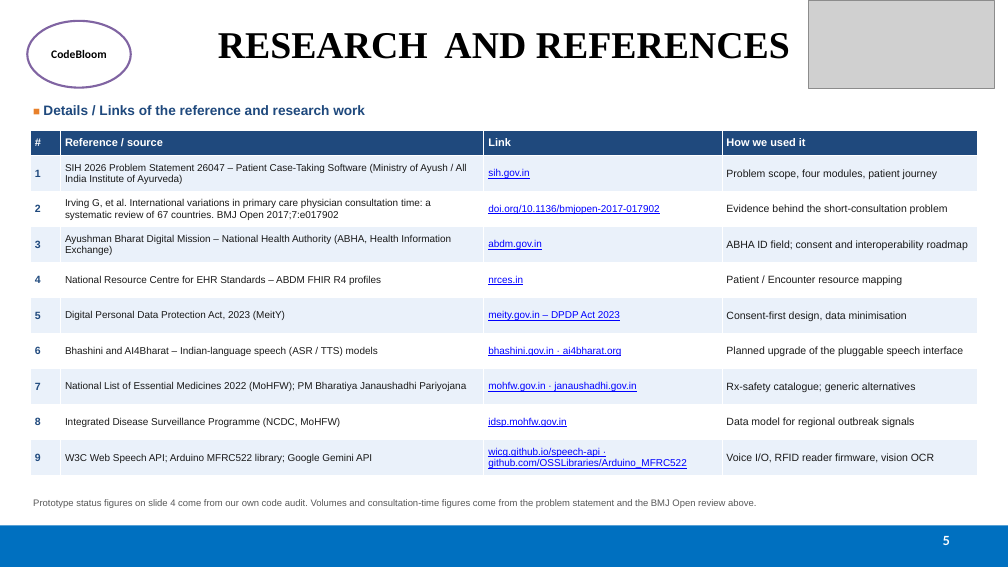
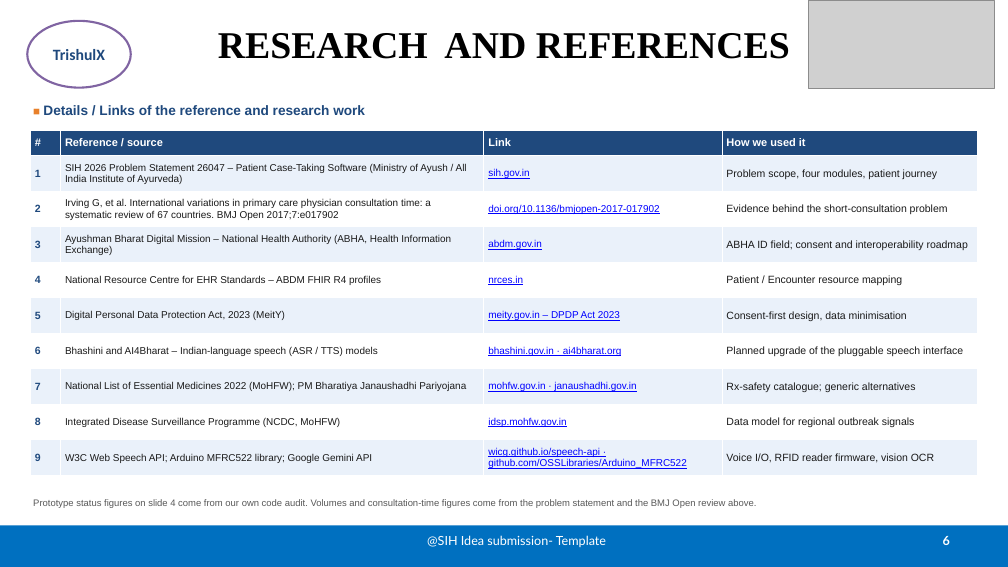
Before and after one commit to aadityavishnoi/MediKisok, a slide deck: slide 6 of docs/submission/MediKiosk_SIH2026_Idea_PPT.pptx (slide 5 before the commit). Drawn at 1008x567 pixels with LibreOffice and Linux fonts; fonts in the diff are those of the drawing; grey boxes stand for pictures. Boxes give left, top, right and bottom in pixels: in the first picture for what was removed or moved away, otherwise in the second. Text is boxed around its words. In the diff, an @@ line names an element or a change of style, - is before the commit and + after.

```diff
--- a/docs/submission/MediKiosk_SIH2026_Idea_PPT.pptx
+++ b/docs/submission/MediKiosk_SIH2026_Idea_PPT.pptx
@@ text in ellipse at [53, 49, 105, 60]: text changed; size 11 to 15 pt; text colour #000000 to #1F497D @@
-CodeBloom
+TrishulX
@@ text added at [427, 535, 606, 547], 12 pt, text #FFFFFF @@
+@SIH Idea submission- Template
@@ page number at [943, 536, 950, 545]: text changed @@
-5
+6
```
Also in this commit, not shown: 4 other slides changed, 1 slide added, 5 other files.
